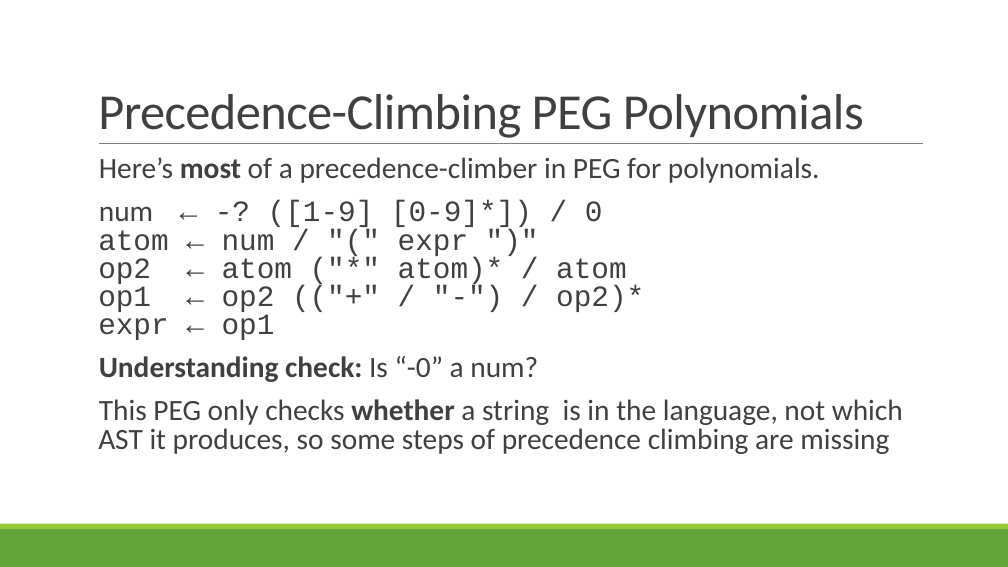
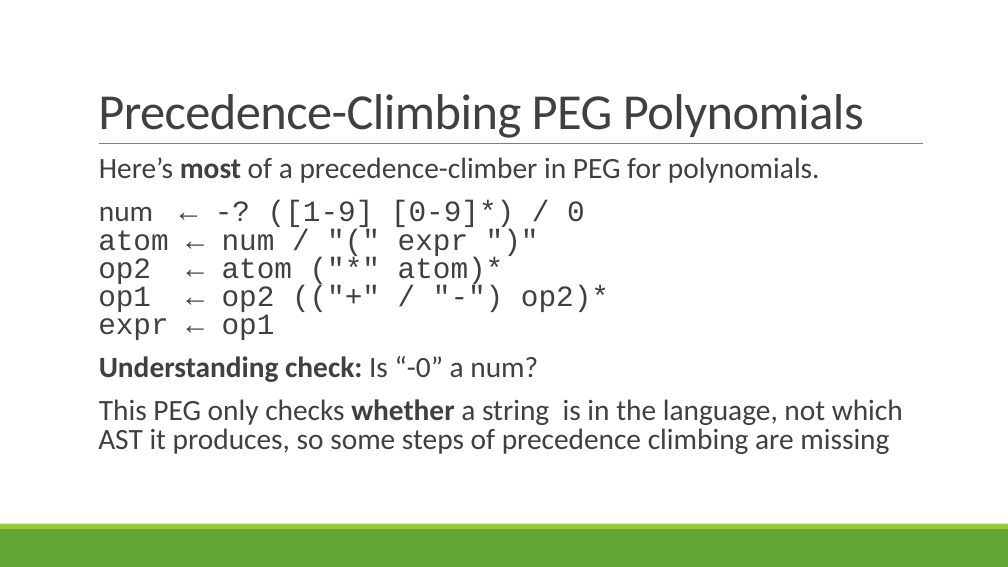
Before and after one commit to rbohrer/pl-course, a slide deck: slide 22 of LectureSlides/04ASTPEG.pptx. Drawn at 1008x567 pixels with LibreOffice and Linux fonts; fonts in the diff are those of the drawing. Boxes give left, top, right and bottom in pixels: in the first picture for what was removed or moved away, otherwise in the second. Text is boxed around its words. In the diff, an @@ line names an element or a change of style, - is before the commit and + after.

```diff
--- a/LectureSlides/04ASTPEG.pptx
+++ b/LectureSlides/04ASTPEG.pptx
@@ text at box(98, 200, 609, 340): text changed @@
-  num ← -? ([1-9] [0-9]*]) / 0
-  atom ← num / "(" expr ")"
-  op2 ← atom ("*" atom)* / atom
-  op1 ← op2 (("+" / "-") / op2)*
-  expr ← op1
+  num ← -? ([1-9] [0-9]*) / 0
+  atom ← num / "(" expr ")"
+  op2 ← atom ("*" atom)*
+  op1 ← op2 (("+" / "-") op2)*
+  expr ← op1
```
Also in this commit, not shown: 3 other slides changed, 2 slides added.
